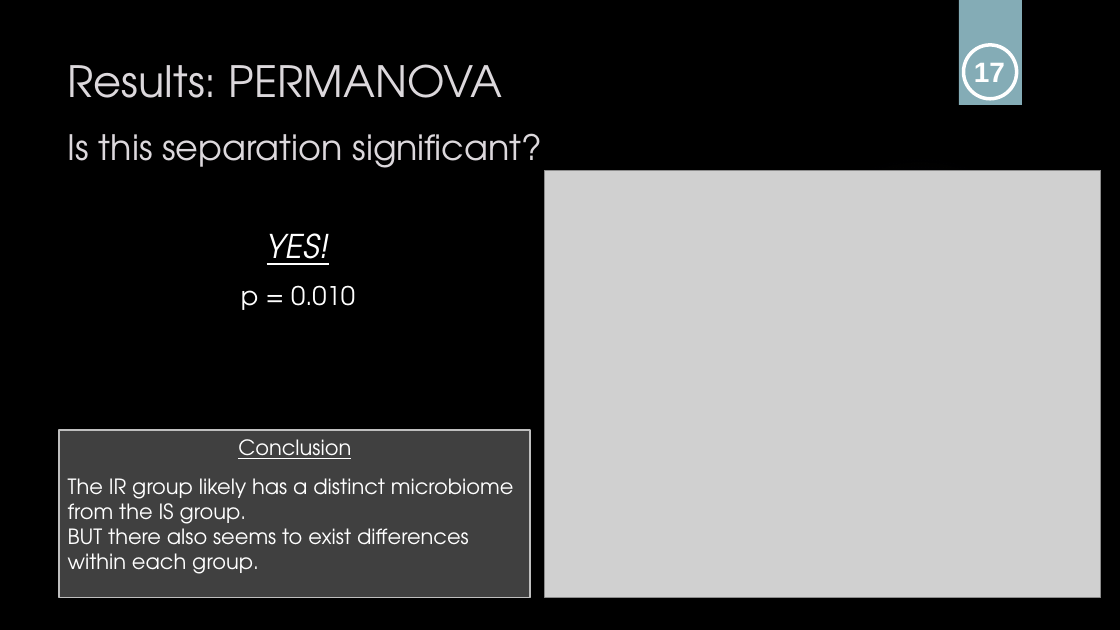
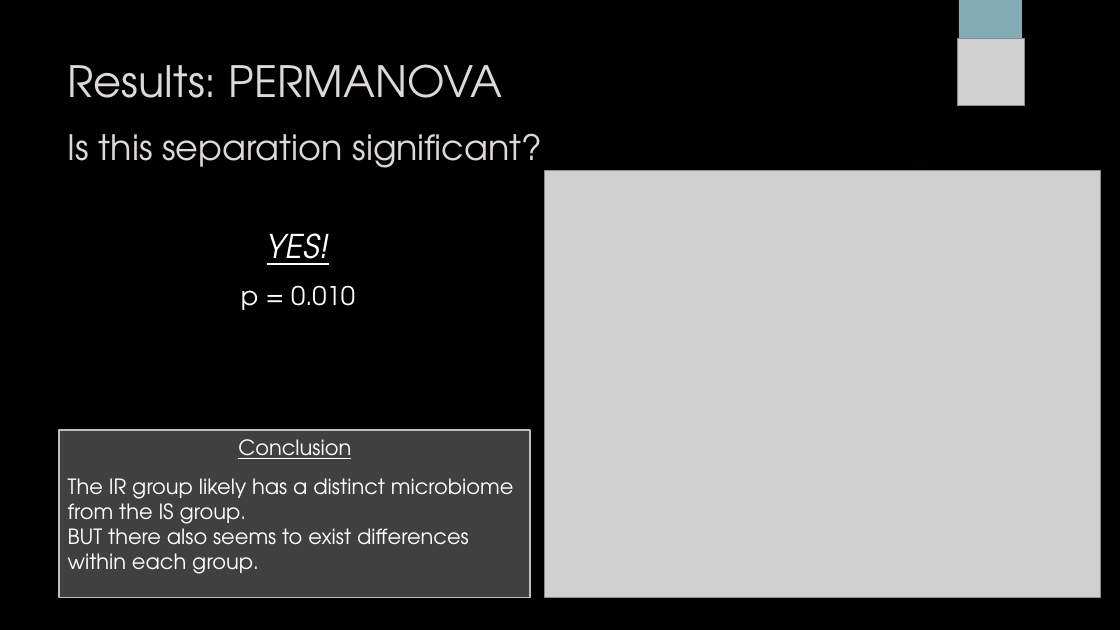
Before and after one commit to sabdeolive/Sabrina_BMS_Bachelor-Internship, a slide deck: slide 8 of Final Presentation.pptx. Drawn at 1120x630 pixels with LibreOffice and Linux fonts; fonts in the diff are those of the drawing; grey boxes stand for pictures; background and template pictures are left out. Boxes give left, top, right and bottom in pixels: in the first picture for what was removed or moved away, otherwise in the second. Text is boxed around its words. In the diff, an @@ line names an element or a change of style, - is before the commit and + after.

```diff
--- a/Final Presentation.pptx
+++ b/Final Presentation.pptx
@@ picture added at (x1=958, y1=39, x2=1025, y2=106) @@
@@ ellipse removed at (x1=964, y1=45, x2=1017, y2=98) @@
@@ text removed at (x1=974, y1=63, x2=1005, y2=82) @@
-17
```
Also in this commit, not shown: 20 other slides changed, 2 slides added, 1 slide removed.
